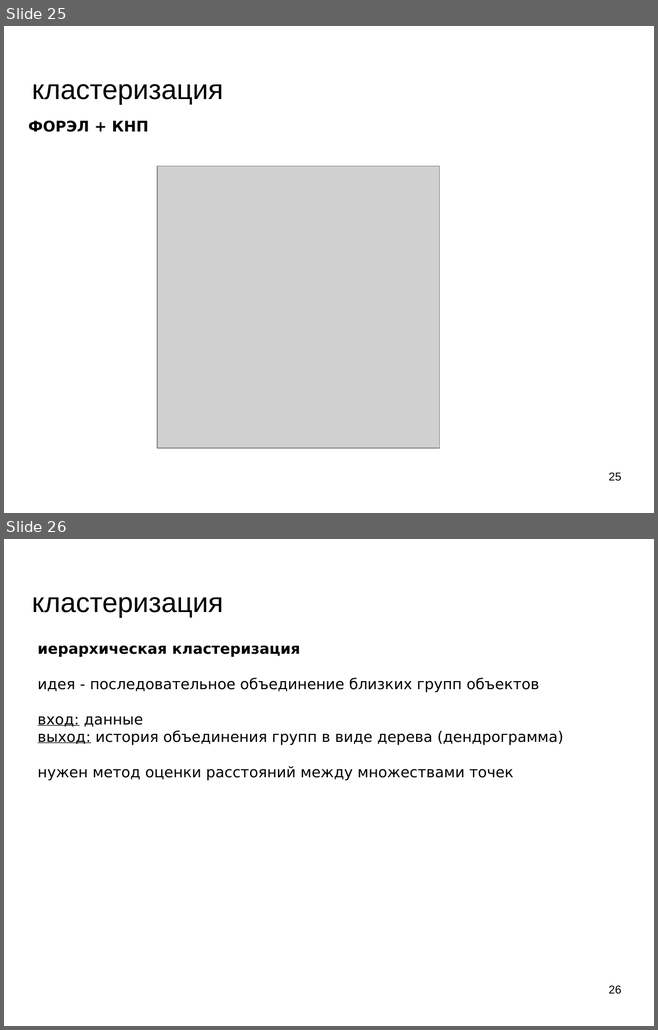
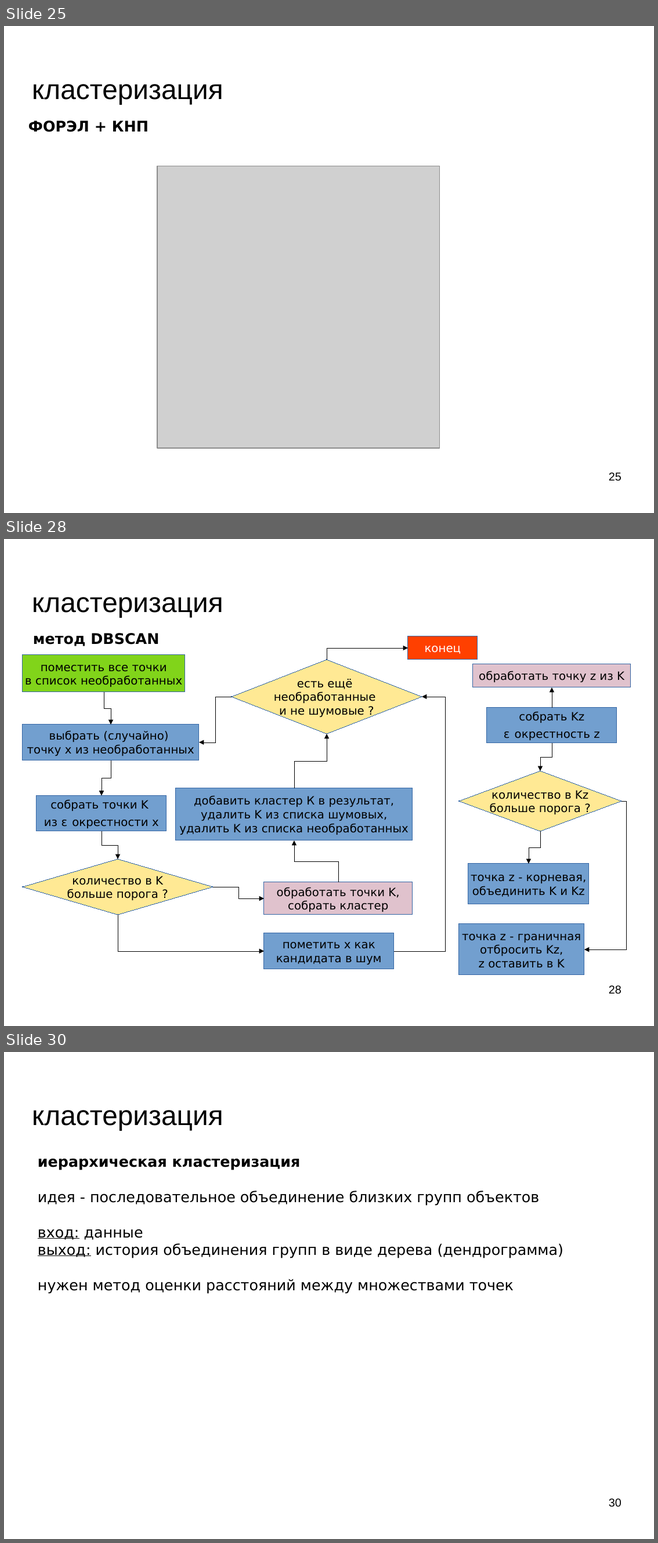
Before and after one commit to mechanoid5/ml_lectorium_legacy, a slide deck: 07-cluster.odp. Shown one above the other, each under a label of ours: slides 25 and 26 before the commit, slides 25, 28 and 30 after it; the slides between them are not shown. The pictures are 658x1030 and 658x1543 pixels, drawn with LibreOffice and Linux fonts; fonts in the diff are those of the drawing; grey boxes stand for pictures; background and template pictures are left out. Boxes give left, top, right and bottom in pixels: in the first picture for what was removed or moved away, otherwise in the second. Text is boxed around its words. In the diff, an @@ line names an element or a change of style, - is before the commit and + after.

```diff
--- a/07-cluster.odp
+++ b/07-cluster.odp
@@ slide 28 added at box(4, 539, 654, 1026), background picture (left out) @@
@@ title added at box(32, 597, 223, 617), 33.9 pt, text #000000 @@
+кластеризация
@@ text added at box(33, 633, 159, 646), 18 pt, text #000000, bold @@
+метод DBSCAN
@@ rectangle added at box(408, 636, 477, 659), fill #FF4000, outline #3465A4 0 pt, 14 pt, text #FFFFFF @@
+конец
@@ rectangle added at box(23, 655, 185, 692), fill #81D41A, outline #3465A4 0 pt, 14 pt, text #000000 @@
+поместить все точки
+в список необработанных
@@ diamond added at box(231, 660, 422, 734), fill #FFE994, outline #3465A4 0 pt, 14 pt, text #000000 @@
+есть ещё
+необработанные
+и не шумовые ?
@@ elbow arrow added from (326, 660) to (408, 648), #000000 0 pt @@
@@ rectangle added at box(473, 664, 630, 687), fill #E0C2CD, outline #3465A4 0 pt, 14 pt, text #000000 @@
+обработать точку z из K
@@ elbow arrow added from (104, 692) to (111, 725), #000000 0 pt @@
@@ elbow arrow added from (552, 708) to (552, 687), #000000 0 pt @@
@@ elbow arrow added from (231, 697) to (199, 743), #000000 0 pt @@
@@ elbow arrow added from (394, 951) to (422, 697), #000000 0 pt @@
@@ rectangle added at box(487, 708, 616, 744), fill #729FCF, outline #3465A4 0 pt, 14 pt, text #000000 @@
+собрать Kz
+ε окрестность z
@@ rectangle added at box(23, 725, 198, 761), fill #729FCF, outline #3465A4 0 pt, 14 pt, text #000000 @@
+выбрать (случайно)
+точку х из необработанных
@@ elbow arrow added from (294, 788) to (326, 734), #000000 0 pt @@
@@ elbow arrow added from (552, 743) to (540, 771), #000000 0 pt @@
@@ elbow arrow added from (111, 761) to (101, 796), #000000 0 pt @@
@@ diamond added at box(459, 771, 622, 831), fill #FFE994, outline #3465A4 0 pt, 14 pt, text #000000 @@
+количество в Kz
+больше порога ?
@@ rectangle added at box(36, 796, 166, 832), fill #729FCF, outline #3465A4 0 pt, 14 pt, text #000000 @@
+собрать точки K
+из ε окрестности х
@@ rectangle added at box(176, 788, 412, 841), fill #729FCF, outline #3465A4 0 pt, 14 pt, text #000000 @@
+добавить кластер К в результат,
+удалить K из списка шумовых,
+удалить K из списка необработанных
@@ elbow arrow added from (621, 801) to (584, 950), #000000 0 pt @@
@@ elbow arrow added from (101, 831) to (118, 859), #000000 0 pt @@
@@ elbow arrow added from (540, 831) to (529, 864), #000000 0 pt @@
@@ elbow arrow added from (338, 883) to (294, 841), #000000 0 pt @@
@@ diamond added at box(23, 859, 213, 914), fill #FFE994, outline #3465A4 0 pt, 14 pt, text #000000 @@
+количество в K
+больше порога ?
@@ rectangle added at box(468, 864, 589, 904), fill #729FCF, outline #3465A4 0 pt, 14 pt, text #000000 @@
+точка z - корневая,
+объединить K и Kz
@@ rectangle added at box(264, 883, 412, 915), fill #E0C2CD, outline #3465A4 0 pt, 14 pt, text #000000 @@
+обработать точки K,
+собрать кластер
@@ elbow arrow added from (213, 888) to (264, 899), #000000 0 pt @@
@@ elbow arrow added from (118, 915) to (264, 951), #000000 0 pt @@
@@ rectangle added at box(264, 933, 394, 969), fill #729FCF, outline #3465A4 0 pt, 14 pt, text #000000 @@
+пометить х как
+кандидата в шум
@@ rectangle added at box(459, 925, 585, 976), fill #729FCF, outline #3465A4 0 pt, 14 pt, text #000000 @@
+точка z - граничная
+отбросить Kz,
+z оставить в K
@@ page number added at box(608, 986, 621, 994), 14 pt, text #000000 @@
+28
@@ what was slide 26 is now slide 30 @@
@@ page number at box(608, 1499, 621, 1507): text changed @@
-26
+30
```
Also in this commit, not shown: 2 slides changed, 4 other slides added, 3 other files.
